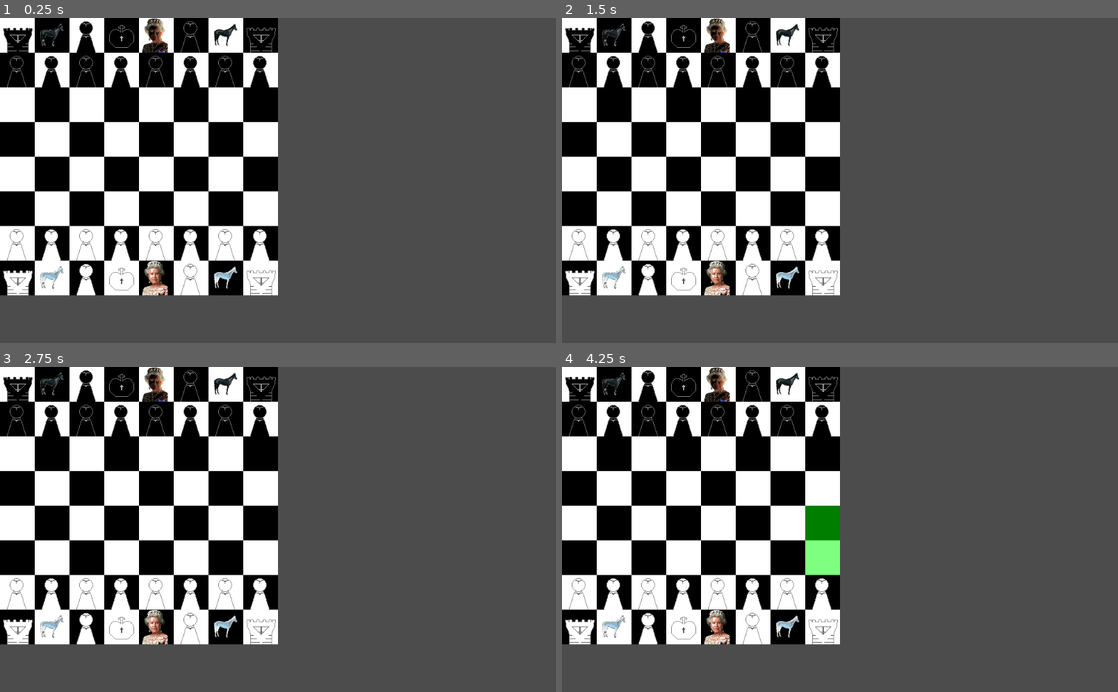
Above: before the commit, frames 1-4 (two rows, left to right).
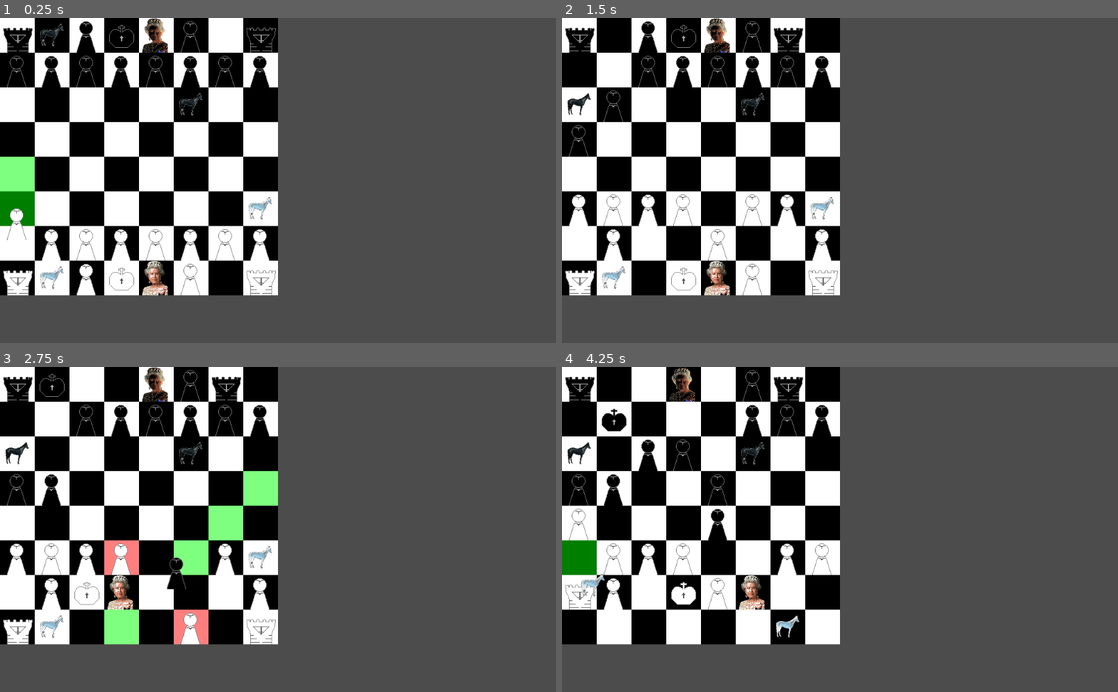
Above: after the commit, the same moments.

Repository: RCastroAB/godot_chess
Game: Godot game, scene res://Chess.tscn
Same seed, same stepped clock (60 frames per second), same inputs: the game is played once before the commit and once after it.
Inputs (mouse positions are in pixels of both pictures, inside the frame that each line leads up to):
- Up to frame 1 (0.25 s): no input
- Up to frame 2 (1.5 s): move the mouse to (962, 164) at 0.52 s; click (962, 164) at 0.67 s; move the mouse to (728, 196) at 1.27 s; click (728, 196) at 1.42 s
- Up to frame 3 (2.75 s): move the mouse to (333, 458) at 2.02 s; click (333, 458) at 2.17 s
- Up to frame 4 (4.25 s): move the mouse to (812, 594) at 2.77 s; click (812, 594) at 2.92 s; move the mouse to (1006, 578) at 3.52 s; click (1006, 578) at 3.67 s

The runs differ from the first frame. In frame 1, 1.8% of the frame differs, in the area x 0-49%, y 1-84%; in frame 2, 3.0%; in frame 3, 7.6%; in frame 4, 8.0%, in the area x 0-50%, y 0-86%.

Commit message:
added support for ai vs ai games

Diff:
--- a/AI.gd
+++ b/AI.gd
@@ -13,10 +13,12 @@
 	'pawn': 1
 }
 
+var color
 # Declare member variables here. Examples:
 # var a = 2
 # var b = "text"
-
+func set_color(pcolor):
+	color = pcolor
 
 # Called when the node enters the scene tree for the first time.
 func _ready():
@@ -64,11 +66,13 @@
 	candidates.sort_custom(MoveSorter, 'sort_descending')
 	return candidates[0]
 
-func process_turn():
+func process_turn(current_player):
+	if current_player != color:
+		return
 	var current_gamestate = board.get_gamestate()
 
 
-	var candidate = get_best_move(current_gamestate, 'black', 0)
+	var candidate = get_best_move(current_gamestate, color, 0)
 	print(candidate)
 	emit_signal('movement_choice', candidate[0], candidate[1])
 
--- a/Chess.gd
+++ b/Chess.gd
@@ -9,7 +9,11 @@
 # Called when the node enters the scene tree for the first time.
 func _ready():
 	$PieceMap.connect('ai_turn', $AI, 'process_turn')
+	$PieceMap.connect('ai_turn', $AI2, 'process_turn')
 	$AI.connect("movement_choice", $PieceMap, 'ai_move')
+	$AI2.connect("movement_choice", $PieceMap, 'ai_move')
+	$AI.set_color('white')
+	$AI2.set_color('black')
 
 
 # Called every frame. 'delta' is the elapsed time since the previous frame.
--- a/Chess.tscn
+++ b/Chess.tscn
@@ -13,3 +13,5 @@
 [node name="PieceMap" parent="." instance=ExtResource( 2 )]
 
 [node name="AI" parent="." instance=ExtResource( 3 )]
+
+[node name="AI2" parent="." instance=ExtResource( 3 )]
--- a/PieceMap.gd
+++ b/PieceMap.gd
@@ -1,8 +1,8 @@
 extends TileMap
 var Piece = load('res://Piece.tscn')
 
-const player_num = 1
-signal ai_turn
+const player_num = 0
+signal ai_turn(current_player)
 
 var winner
 
@@ -73,6 +73,10 @@
 	fill_board('white')
 	fill_board('black')
 
+	if player_num == 0:
+		yield(get_tree(), "idle_frame")
+		emit_signal("ai_turn", current_player)
+
 
 # Called every frame. 'delta' is the elapsed time since the previous frame.
 func _process(delta):
@@ -90,7 +94,11 @@
 		current_player = 'black' if current_player == 'white' else 'white'
 		if player_num == 1 and current_player == 'black' and not winner:
 			yield(get_tree(), "idle_frame")
-			emit_signal("ai_turn")
+			print("aiturn")
+			emit_signal("ai_turn", current_player)
+		elif player_num == 0 and not winner:
+			yield(get_tree(), "idle_frame")
+			emit_signal("ai_turn", current_player)
 		return
 
 	selected.position += velocity
